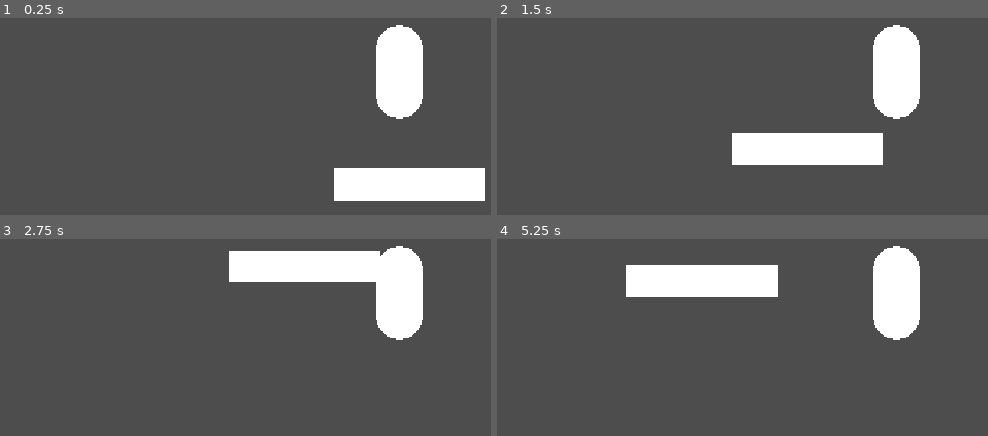
Above: before the commit, frames 1-4 (two rows, left to right).
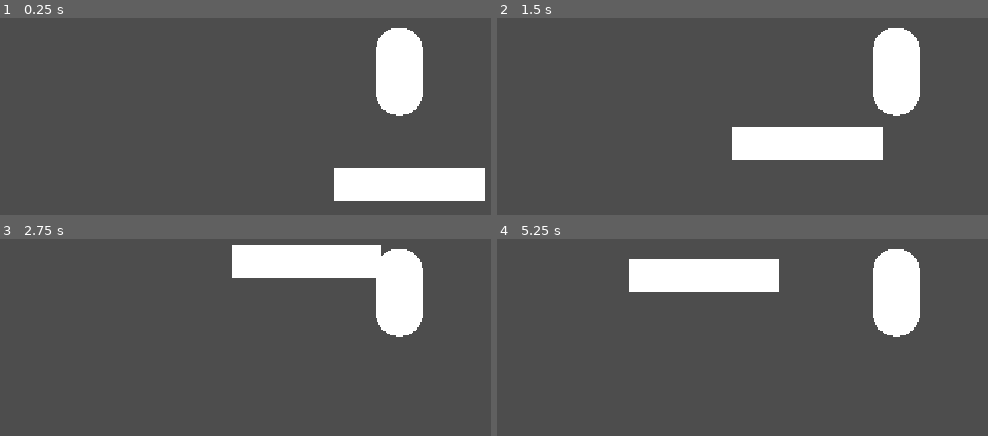
Above: after the commit, the same moments.

Repository: crustypigeonegg/game-ogpc-26-37
Game: Godot game, scene res://scene/main.tscn
The game is run twice, just before and just after one commit, with the same random seed, the same clock (stepped at 60 frames per second) and the same inputs.
Inputs:
- Up to frame 1 (0.25 s): no input
- Up to frame 2 (1.5 s): hold D (right) from 0.53 s (still down); tap Z (jump) at 0.77 s
- Up to frame 3 (2.75 s): tap Z (jump) at 1.52 s; release D (right) at 2.03 s; hold A (left) from 2.03 s (still down)
- Up to frame 4 (5.25 s): release A (left) at 2.78 s; hold D (right) 2.78-4.28 s; tap Z (jump) at 3.02, 3.77, 4.52 s; hold A (left) 4.28-5.03 s; hold D (right) from 5.03 s (still down)

The runs differ from the first frame. In frame 1, 0.2% of the frame differs, in the area x 76-87%, y 3-52%; in frame 2, 1.9%; in frame 3, 1.8%; in frame 4, 2.0%, in the area x 26-87%, y 3-52%.

Commit message:
new thing

Diff:
--- a/artism/scene/character_body_2d.tscn
+++ b/artism/scene/character_body_2d.tscn
@@ -4,22 +4,22 @@
 
 [sub_resource type="CapsuleMesh" id="CapsuleMesh_62num"]
 
-[sub_resource type="CapsuleShape2D" id="CapsuleShape2D_ubgiw"]
-radius = 86.0
-height = 480.0
+[sub_resource type="CapsuleShape2D" id="CapsuleShape2D_snucy"]
+radius = 78.939354
+height = 424.31903
 
 [node name="CharacterBody2D" type="CharacterBody2D" unique_id=1109516335]
 scale = Vector2(0.69458884, 0.6981119)
 script = ExtResource("1_snucy")
 
 [node name="MeshInstance2D" type="MeshInstance2D" parent="." unique_id=469312100]
-position = Vector2(-3, 0)
-scale = Vector2(193.29236, 191.0945)
+position = Vector2(-3, -2.1486328)
+scale = Vector2(193.29236, 181.20305)
 mesh = SubResource("CapsuleMesh_62num")
 
 [node name="CollisionShape2D" type="CollisionShape2D" parent="." unique_id=1573920565]
 scale = Vector2(-1.22195, 0.803451)
-shape = SubResource("CapsuleShape2D_ubgiw")
+shape = SubResource("CapsuleShape2D_snucy")
 
 [node name="Camera2D" type="Camera2D" parent="." unique_id=157781429]
 zoom = Vector2(0.5, 0.5)
